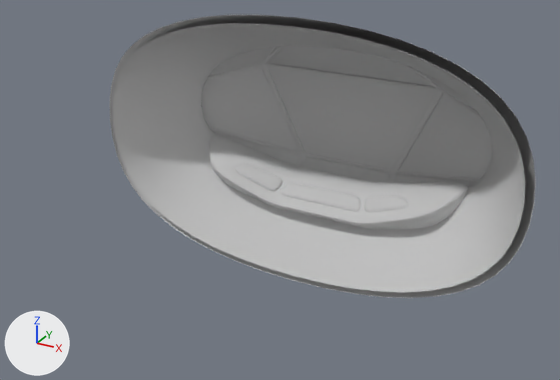
Before and after pictures for a commit that changed the FBX model buzz/Assets/Mesh/Mesh_SubHud_01.FBX.
The view is the same before and after, from a 50 mm camera at (2.39, -4.54, 2.2) aimed at (0.13, -0.43, 0.14). Arrows for +X, +Y and +Z are at lower left; the lights stay in place. Where no turn or scale is listed for an object, it has been applied to the vertices.

The scene before the commit, as lines of its bpy script (objects in view):
```python
me_mesh_subhud_01_ncl1_1 = bpy.data.meshes.new('Mesh_SubHud_01_ncl1_1')
me_mesh_subhud_01_ncl1_1.from_pydata(...)  # 5357 vertices, 6430 faces; spans x -1.67..1.67, y -0.03..0.96, z -0.8..1.19
me_mesh_subhud_01_ncl1_1.materials.append(mat_material__47)  # light grey #cacaca
ob_mesh_subhud_01 = bpy.data.objects.new('Mesh_SubHud_01', me_mesh_subhud_01_ncl1_1)
ob_mesh_subhud_01.location = (0.0, 0.0, 0.0)
```
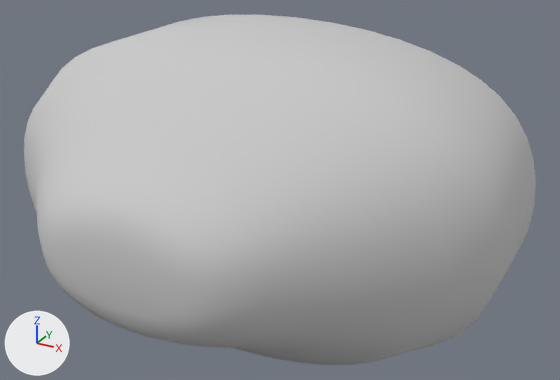
Commit message: sub fix 2

What changed in the scene script:
```text
Change me_mesh_subhud_01_ncl1_1:
    used by ob_mesh_subhud_01; location = (0.0, 0.0, 0.0)
    remove me_mesh_subhud_01_ncl1_1.from_pydata(...)  # 5357 vertices, 6430 faces; spans x -1.67..1.67, y -0.03..0.96, z -0.8..1.19
    add me_mesh_subhud_01_ncl1_1.from_pydata(...)  # 5983 vertices, 7150 faces; spans x -1.67..1.67, y -1.92..0.96, z -0.8..1.19
    me_mesh_subhud_01_ncl1_1 part 1: 626 vertices added at x -1.67..1.67, y -1.92..-0.34, z -0.8..1.19
```

Where the change shows, as pixel boxes [x1, y1, x2, y2] in the pictures (560 x 380 px):
'Mesh_SubHud_01', reshaped (20% wider, 24% taller): before [110, 15, 536, 298]; after [24, 15, 536, 365]
part 1 of me_mesh_subhud_01_ncl1_1, added: after [24, 15, 536, 365]
